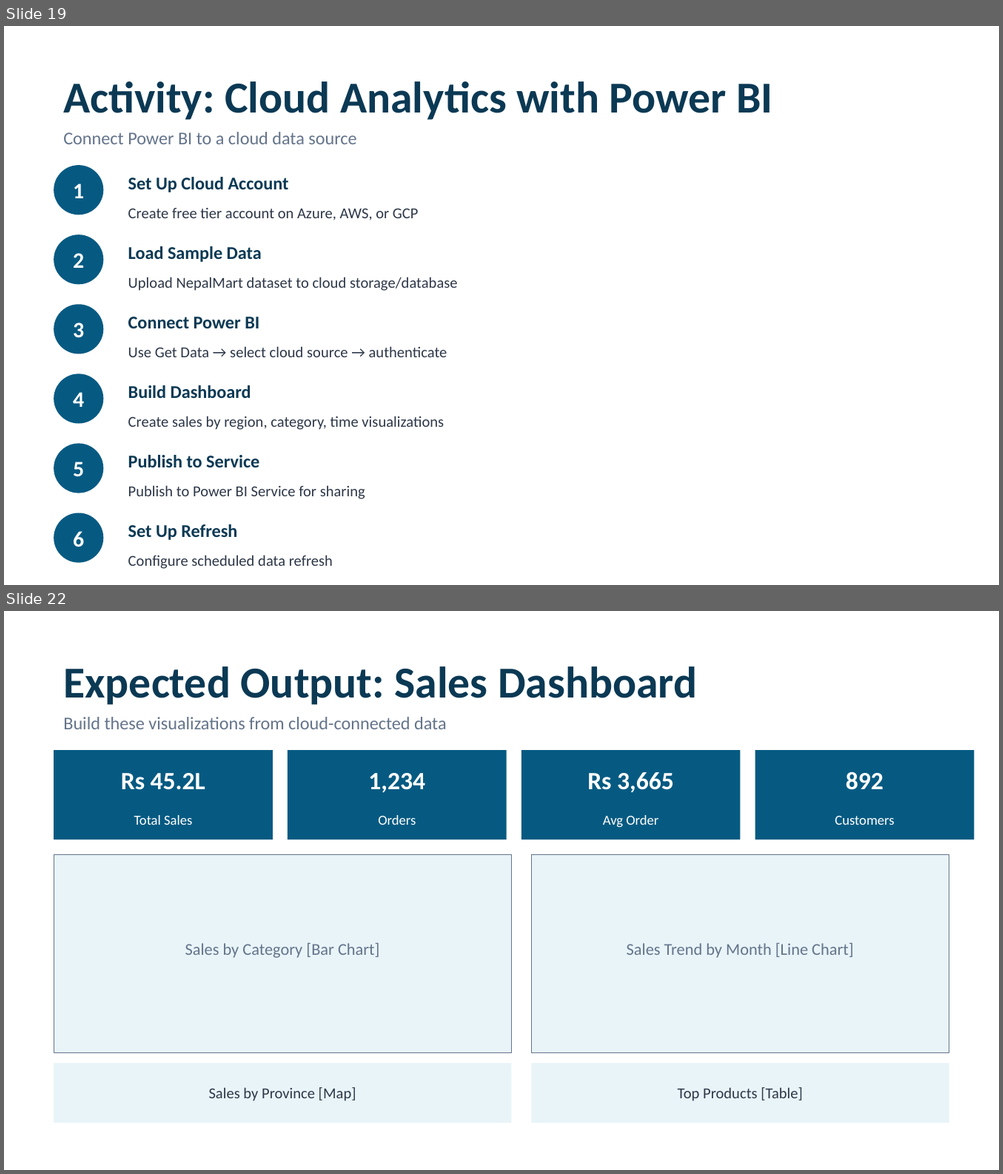
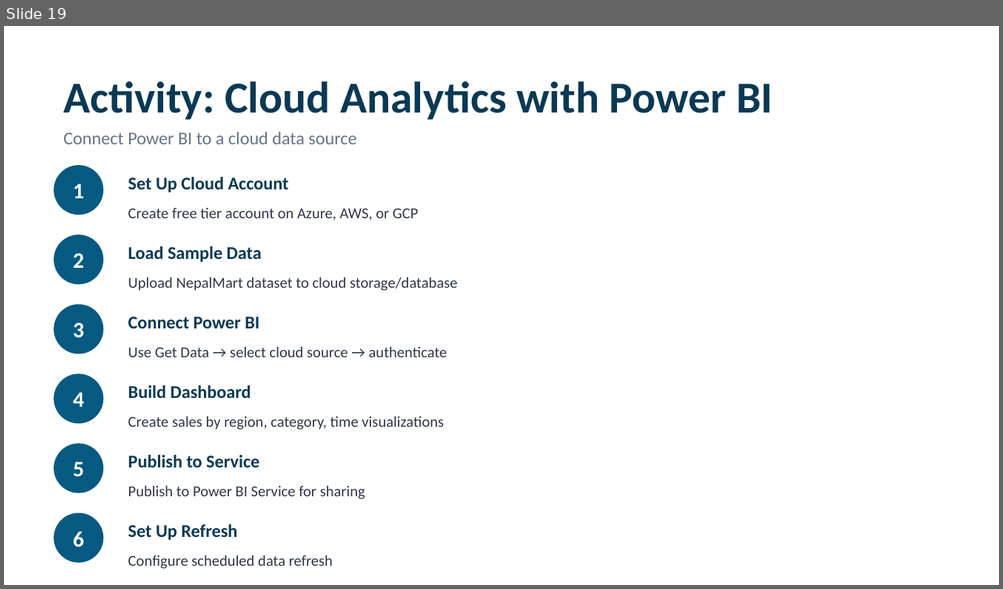
Before and after one commit to sauhar/Business-Data-Analytics, a slide deck: Slides/6_Cloud_Platforms_Modern_Data_Stack.pptx. Shown one above the other, each under a label of ours: slides 19 and 22 before the commit, slide 19 after it; the slides between them are not shown. The pictures are 1003x1174 and 1003x589 pixels, drawn with LibreOffice and Linux fonts; fonts in the diff are those of the drawing. Boxes give left, top, right and bottom in pixels: in the first picture for what was removed or moved away, otherwise in the second. Text is boxed around its words. In the diff, an @@ line names an element or a change of style, - is before the commit and + after.

```diff
--- a/Slides/6_Cloud_Platforms_Modern_Data_Stack.pptx
+++ b/Slides/6_Cloud_Platforms_Modern_Data_Stack.pptx
@@ slide 22 removed at (x1=4, y1=611, x2=999, y2=1170), background #FFFFFF @@
@@ text removed at (x1=63, y1=667, x2=697, y2=705) @@
-Expected Output: Sales Dashboard
@@ text removed at (x1=63, y1=717, x2=447, y2=729) @@
-Build these visualizations from cloud-connected data
@@ rectangle removed at (x1=54, y1=750, x2=273, y2=840) @@
@@ rectangle removed at (x1=287, y1=750, x2=506, y2=840) @@
@@ rectangle removed at (x1=521, y1=750, x2=740, y2=840) @@
@@ rectangle removed at (x1=755, y1=750, x2=973, y2=840) @@
@@ text removed at (x1=121, y1=773, x2=205, y2=790) @@
-Rs 45.2L
@@ text removed at (x1=368, y1=773, x2=425, y2=793) @@
-1,234
@@ text removed at (x1=587, y1=772, x2=674, y2=793) @@
-Rs 3,665
@@ text removed at (x1=845, y1=772, x2=883, y2=790) @@
-892
@@ text removed at (x1=134, y1=815, x2=192, y2=825) @@
-Total Sales
@@ text removed at (x1=378, y1=815, x2=415, y2=825) @@
-Orders
@@ text removed at (x1=603, y1=815, x2=658, y2=828) @@
-Avg Order
@@ text removed at (x1=834, y1=816, x2=893, y2=825) @@
-Customers
@@ rectangle removed at (x1=54, y1=854, x2=511, y2=1054) @@
@@ rectangle removed at (x1=531, y1=854, x2=949, y2=1054) @@
@@ text removed at (x1=185, y1=943, x2=379, y2=958) @@
-Sales by Category [Bar Chart]
@@ text removed at (x1=626, y1=943, x2=853, y2=958) @@
-Sales Trend by Month [Line Chart]
@@ rectangle removed at (x1=54, y1=1064, x2=511, y2=1123) @@
@@ rectangle removed at (x1=531, y1=1064, x2=949, y2=1123) @@
@@ text removed at (x1=209, y1=1088, x2=356, y2=1102) @@
-Sales by Province [Map]
@@ text removed at (x1=677, y1=1088, x2=802, y2=1102) @@
-Top Products [Table]
```
Also in this commit, not shown: 3 slides changed, 1 other slide removed, 11 other files.
